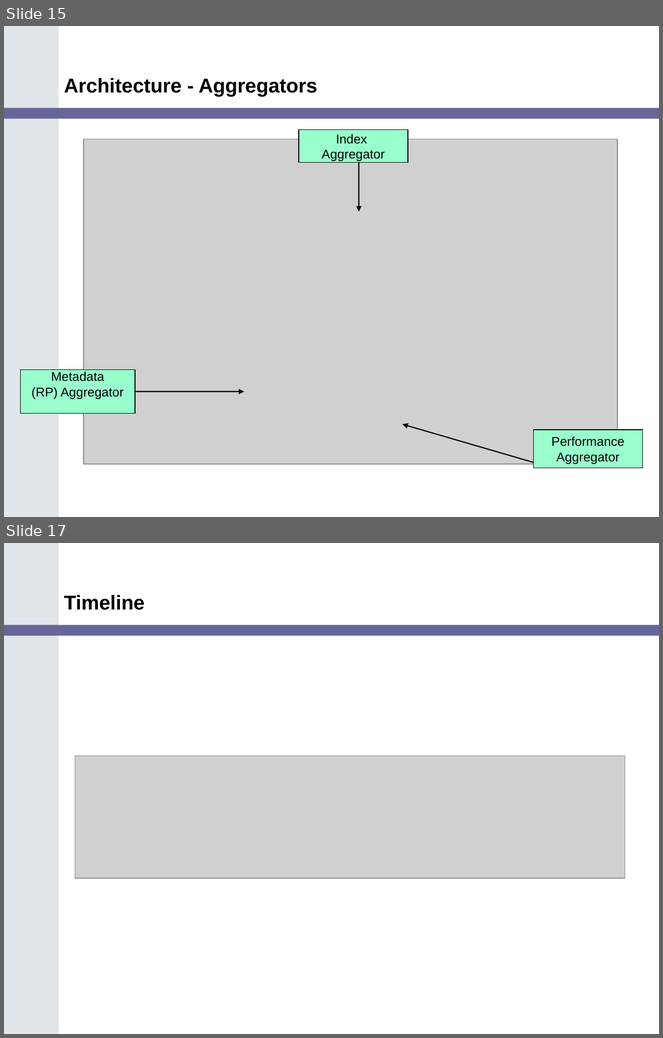
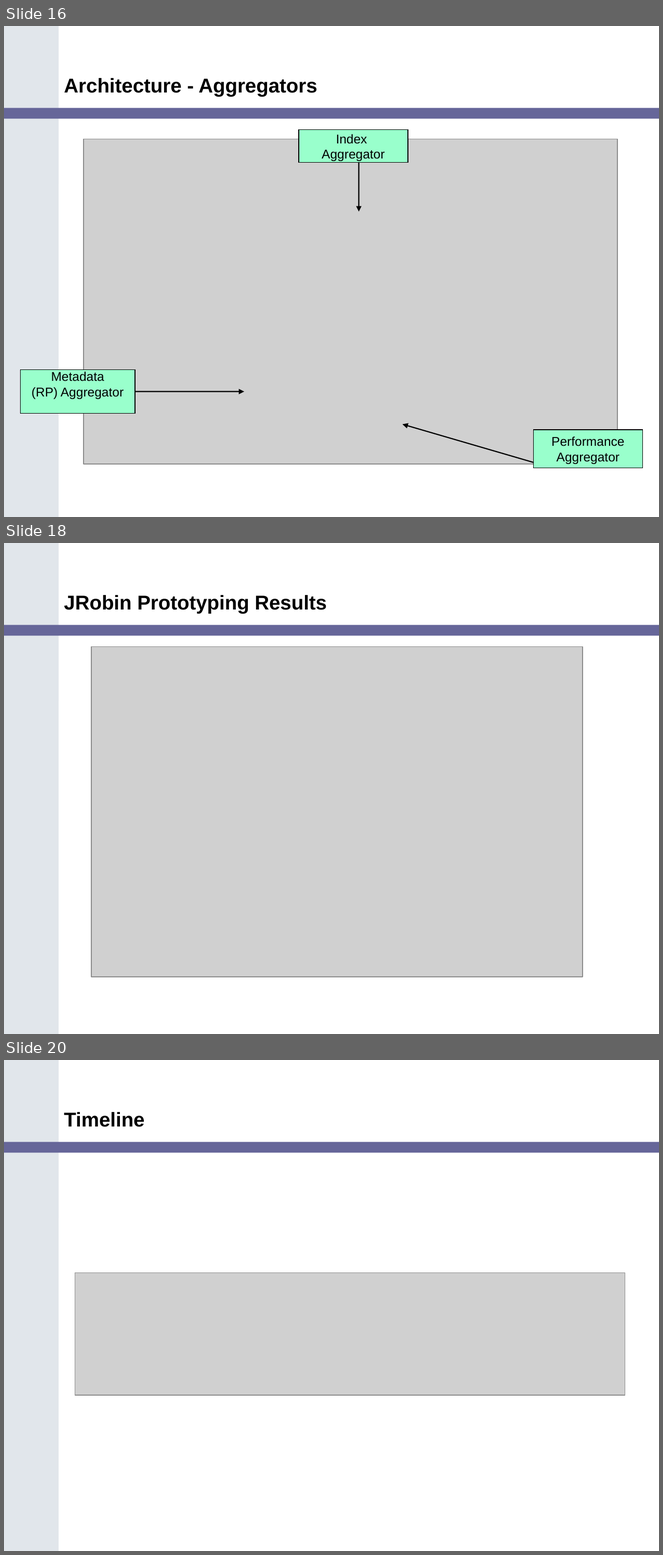
Before and after one commit to NCIP/cagrid-portal, a slide deck: cagrid-1-0/Documentation/presentations/200607_VCDE_ARCH/Portal_Arch_VCDE_2006_07.ppt. Shown one above the other, each under a label of ours: slides 15 and 17 before the commit, slides 16, 18 and 20 after it; the slides between them are not shown. The pictures are 663x1038 and 663x1555 pixels, drawn with LibreOffice and Linux fonts; fonts in the diff are those of the drawing; grey boxes stand for pictures; background and template pictures are left out. Boxes give left, top, right and bottom in pixels: in the first picture for what was removed or moved away, otherwise in the second. Text is boxed around its words. In the diff, an @@ line names an element or a change of style, - is before the commit and + after.

```diff
--- a/cagrid-1-0/Documentation/presentations/200607_VCDE_ARCH/Portal_Arch_VCDE_2006_07.ppt
+++ b/cagrid-1-0/Documentation/presentations/200607_VCDE_ARCH/Portal_Arch_VCDE_2006_07.ppt
@@ slide 18 added at (4, 543, 659, 1034), background #FFFFFF; not listed: 2 template elements that a slide beside it also shows @@
@@ title added at (64, 595, 327, 613), 22 pt, text #000000, bold @@
+JRobin Prototyping Results
@@ picture added at (91, 646, 583, 977) @@
@@ what was slide 15 is now slide 16 @@
@@ what was slide 17 is now slide 20 @@
```
Also in this commit, not shown: 7 slides changed, 1 other slide added.
